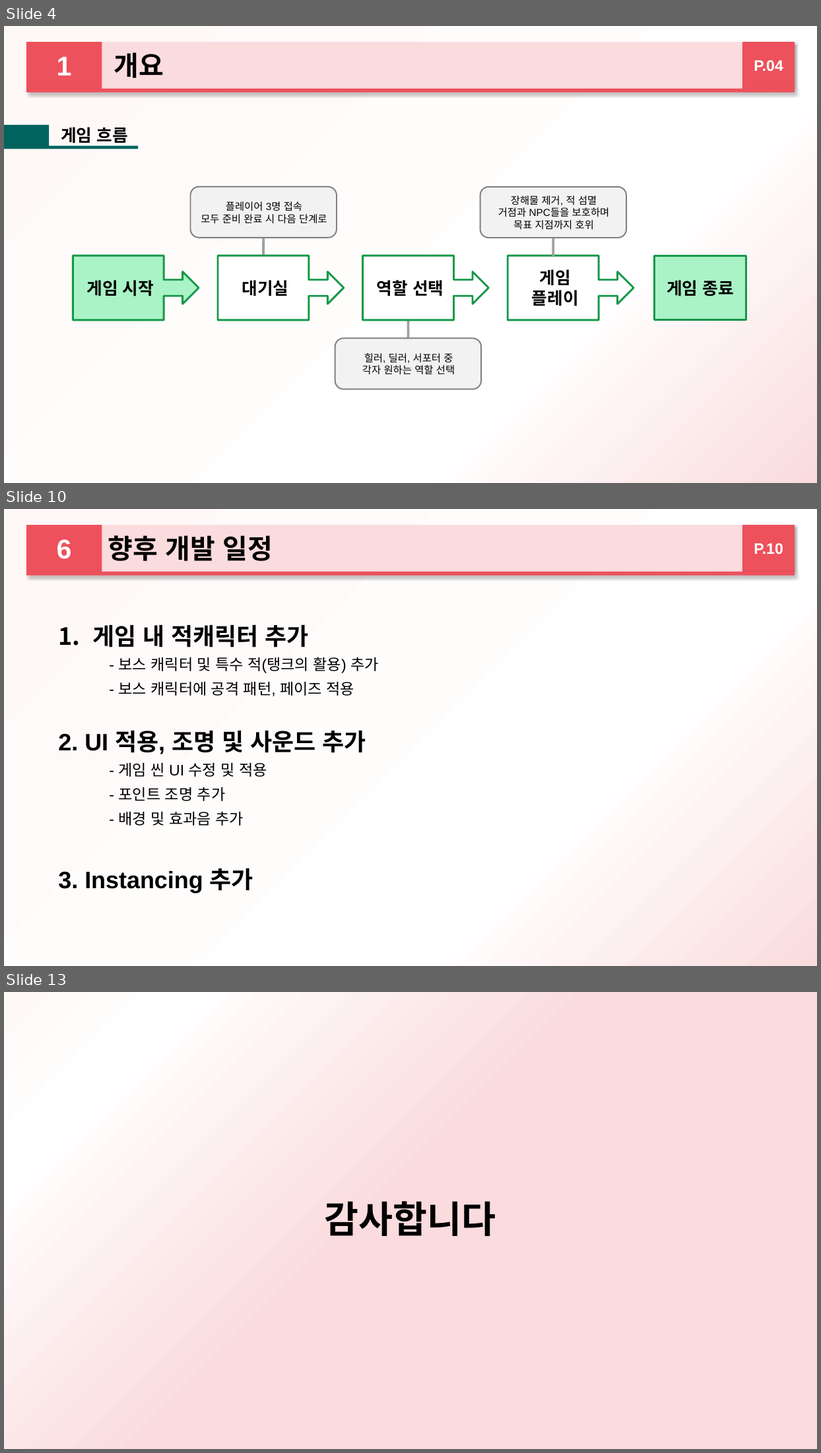
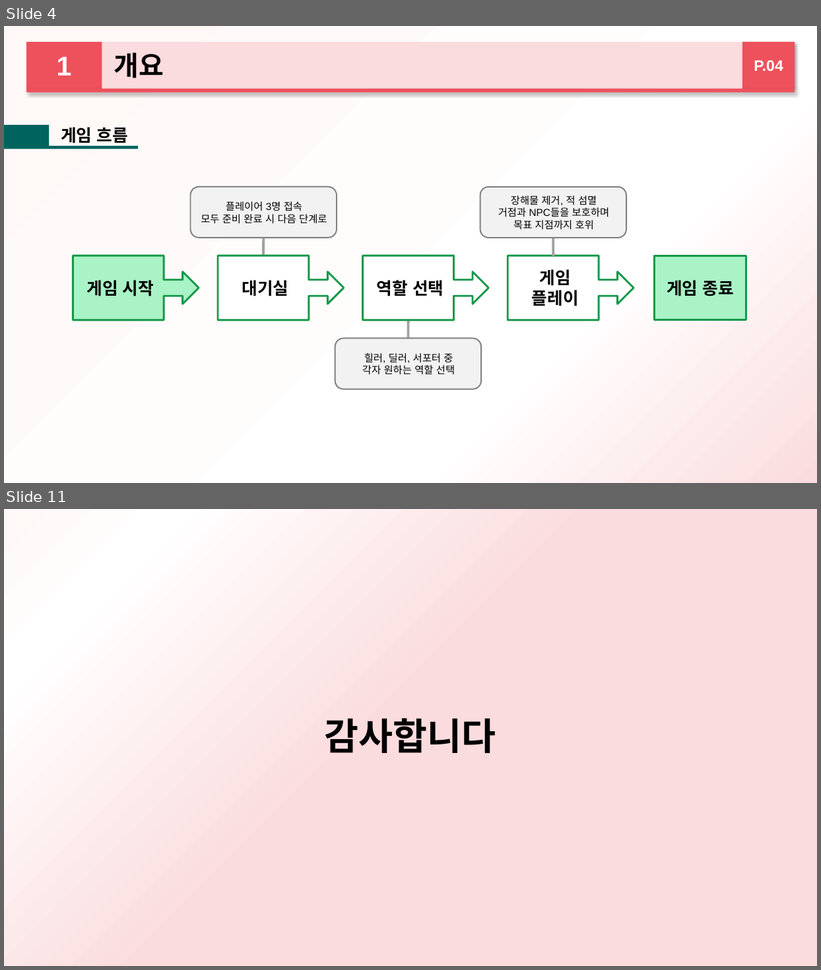
Before and after one commit to 2015184012Bang/KPU_TeamProject, a slide deck: ProjectPlan/중간발표/하트비트_방종혁_장규현_김명규.pptx. Shown one above the other, each under a label of ours: slides 4, 10 and 13 before the commit, slides 4 and 11 after it; the slides between them are not shown. The pictures are 821x1453 and 821x970 pixels, drawn with LibreOffice and Linux fonts; fonts in the diff are those of the drawing. Boxes give left, top, right and bottom in pixels: in the first picture for what was removed or moved away, otherwise in the second. Text is boxed around its words. In the diff, an @@ line names an element or a change of style, - is before the commit and + after.

```diff
--- a/ProjectPlan/중간발표/하트비트_방종혁_장규현_김명규.pptx
+++ b/ProjectPlan/중간발표/하트비트_방종혁_장규현_김명규.pptx
@@ slide 10 removed at (4, 509, 817, 966), background gradient #FEF8F7 to #FFFFFF to #FBDCDE @@
@@ rectangle removed at (26, 525, 102, 572) @@
-6
@@ rectangle removed at (102, 525, 795, 572) @@
-향후 개발 일정
@@ rectangle removed at (743, 525, 795, 572) @@
-P.10
@@ rounded rectangle removed at (26, 572, 795, 576) @@
@@ text removed at (58, 625, 379, 893) @@
-1. 게임 내 적캐릭터 추가
-- 보스 캐릭터 및 특수 적(탱크의 활용) 추가
-- 보스 캐릭터에 공격 패턴, 페이즈 적용
-2. UI 적용, 조명 및 사운드 추가
-- 게임 씬 UI 수정 및 적용
-- 포인트 조명 추가
-- 배경 및 효과음 추가
-3. Instancing 추가
@@ what was slide 13 is now slide 11 @@
```
Also in this commit, not shown: 8 slides changed, 3 slides added, 2 other slides removed.
